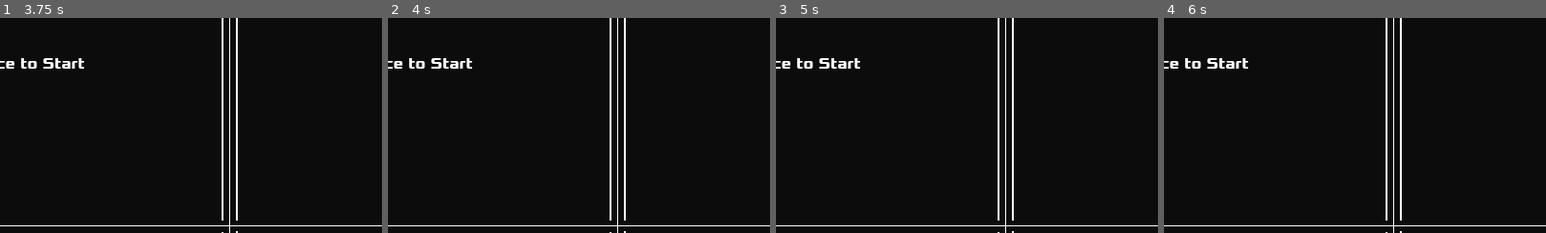
Above: before the commit, frames 1-4 (left to right).
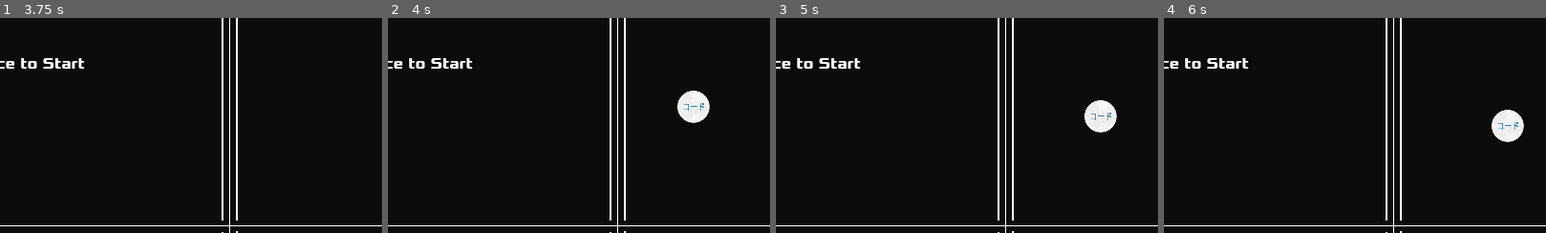
Above: after the commit, the same moments.

Repository: malekrezgui/pong-game-godot-3.5
Game: Godot game, scene res://world/world.tscn
Same seed, same stepped clock (60 frames per second), same inputs: the game is played once before the commit and once after it. This scene is started directly instead of the project's main scene.
Inputs:
- Up to frame 1 (3.75 s): tap Space every 0.75 s from 0.5 to 3.5 s; hold Up (ui_up) 0.53-1.28 s; hold Down (ui_down) 1.28-2.03 s; hold Up (ui_up) 2.03-3.53 s; hold Down (ui_down) from 3.53 s (still down)
- Up to frame 2 (4 s): keep holding Down (ui_down)
- Up to frame 3 (5 s): keep holding Down (ui_down); tap Space at 4.25 s
- Up to frame 4 (6 s): release Down (ui_down) at 5.78 s; hold Up (ui_up) from 5.78 s (still down)
The pictures show only the part of the screen within x 50-100%, y 32-82%; the shares and areas given below are measured in that part.

Frame 1 is identical in both runs. In frame 2, 1.0% of the frame differs, in the area x 75-85%, y 33-49%; in frame 3, 1.0%; in frame 4, 1.0%.
Error before the commit: Invalid access to property or key 'normal' on a base object of type 'KinematicCollision2D'. (res://Ball/Ball.gd:22)

Commit message:
update .normal fix

Diff:
--- a/Ball/Ball.gd
+++ b/Ball/Ball.gd
@@ -1,13 +1,9 @@
 extends CharacterBody2D
 
-
 var speed = 600
-#var velocity = Vector2.ZERO
 
 func _ready():
 	initialize_ball_direction()
-
-
 
 func initialize_ball_direction():
 	randomize()
@@ -17,10 +13,9 @@
 	velocity.y = y_array[randi()%2]
 
 func _physics_process(delta):
-	var colliding = move_and_collide(velocity * speed * delta)
-	if colliding:
-		velocity = velocity.bounce(colliding.normal)
-		_send_ball_position(position)
+	var collision = move_and_collide(velocity * speed * delta)
+	if collision:
+		velocity = velocity.bounce(collision.get_normal())
 
 func stop_ball():
 	speed=0
@@ -28,6 +23,3 @@
 func start_ball():
 	speed=600
 	initialize_ball_direction()
-
-func _send_ball_position(pos):
-	ServerNetwork._update_ball_position(pos)
